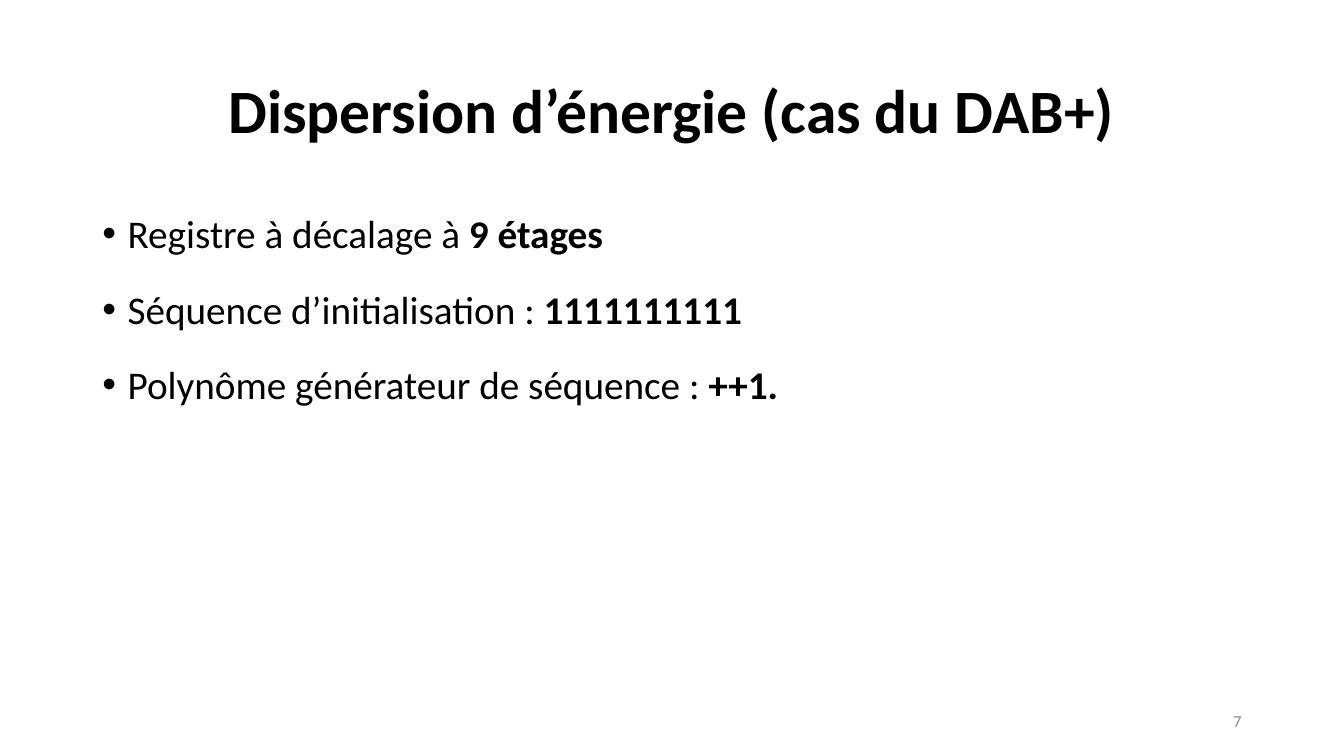
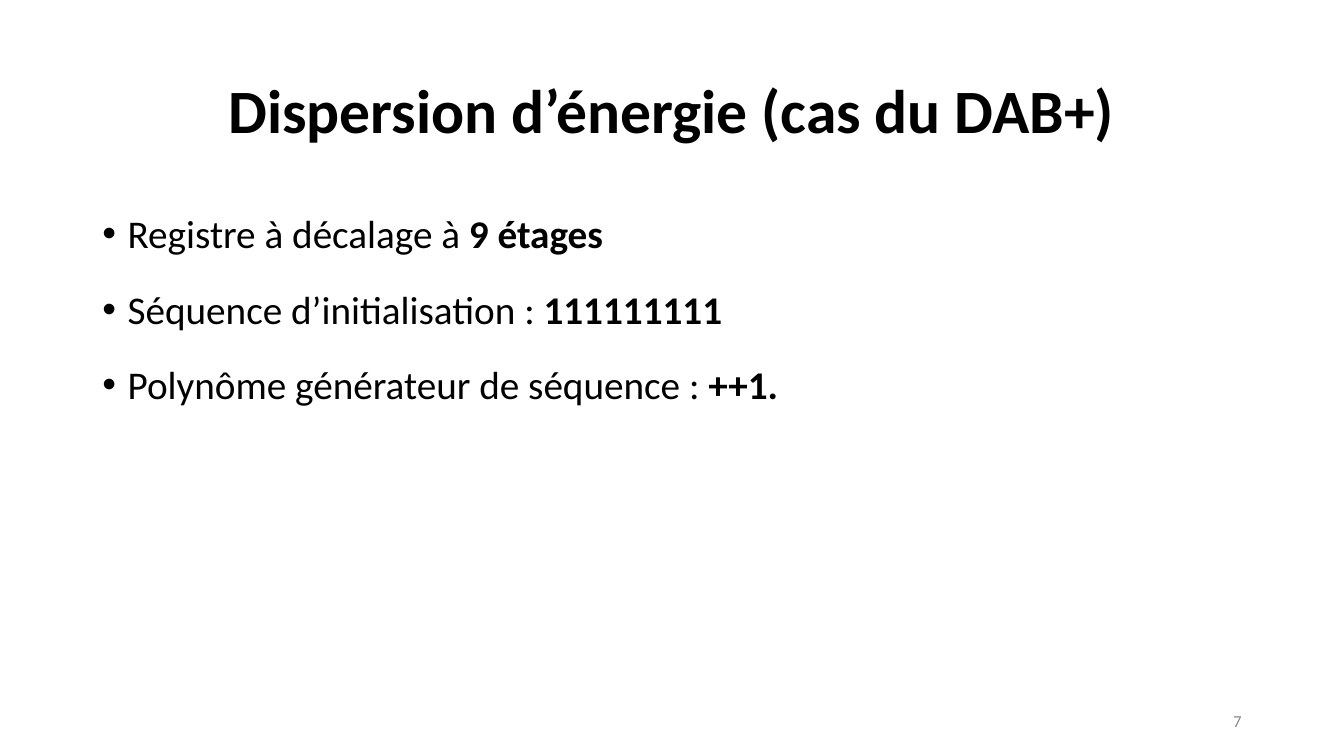
Before and after one commit to AKAKPO-Aschareel/MonMemoire, a slide deck: slide 7 of Etude approfondie DAB+.odp. Drawn at 1344x756 pixels with LibreOffice and Linux fonts; fonts in the diff are those of the drawing. Boxes give left, top, right and bottom in pixels: in the first picture for what was removed or moved away, otherwise in the second. Text is boxed around its words. In the diff, an @@ line names an element or a change of style, - is before the commit and + after.

```diff
--- a/Etude approfondie DAB+.odp
+++ b/Etude approfondie DAB+.odp
@@ text at (128, 296, 723, 331): text changed @@
-• Séquence d’initialisation : 1111111111
+• Séquence d’initialisation : 111111111
```
Also in this commit, not shown: 13 other files.
